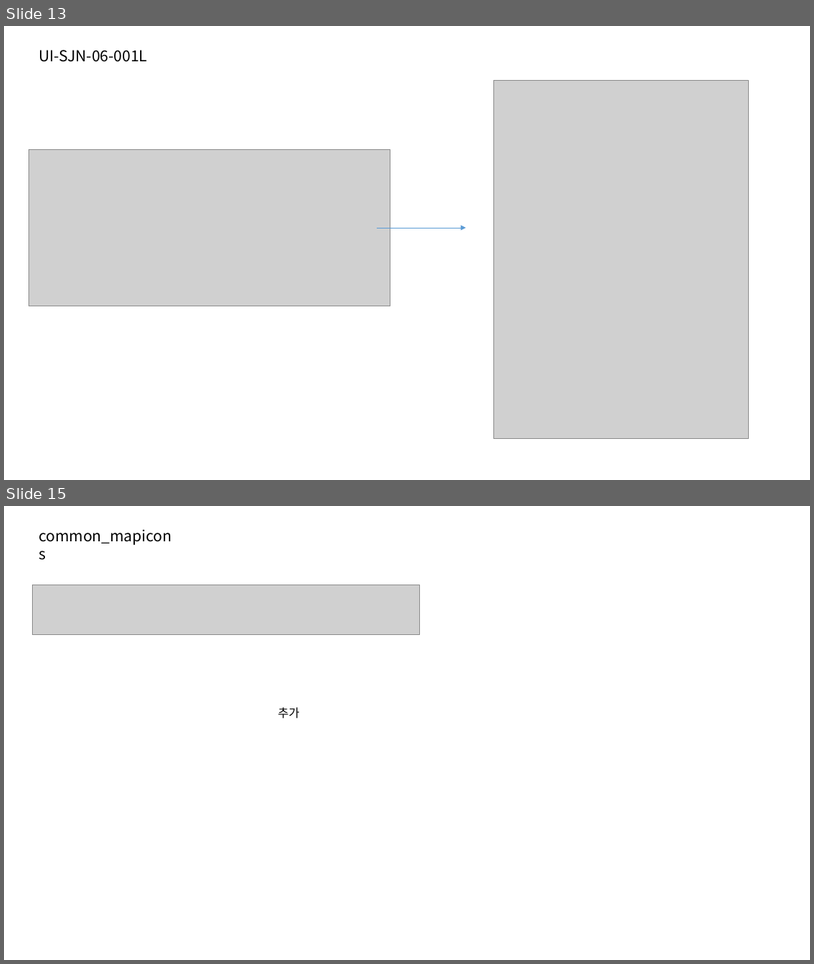
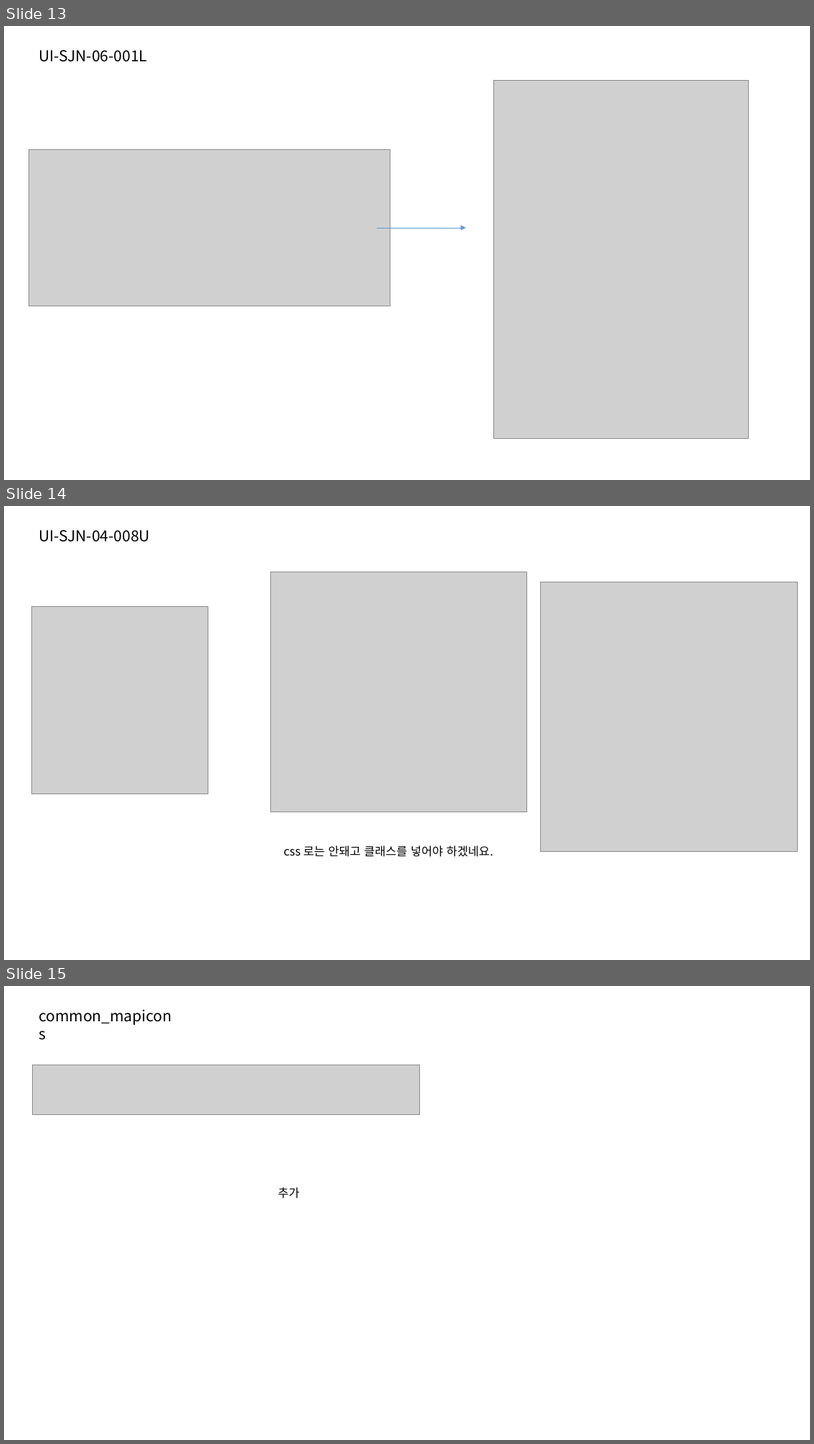
Before and after one commit to jeoungGyy/sejong, a slide deck: ppt/04-03.pptx. Shown one above the other, each under a label of ours: slides 13 and 15 before the commit, slides 13, 14 and 15 after it; the slides between them are not shown. The pictures are 814x964 and 814x1444 pixels, drawn with LibreOffice and Linux fonts; fonts in the diff are those of the drawing; grey boxes stand for pictures. Boxes give left, top, right and bottom in pixels: in the first picture for what was removed or moved away, otherwise in the second. Text is boxed around its words. In the diff, an @@ line names an element or a change of style, - is before the commit and + after.

Commit message:
04-03.pptx - 14페이지 추가

```diff
--- a/ppt/04-03.pptx
+++ b/ppt/04-03.pptx
@@ slide 14 added at (x1=4, y1=506, x2=810, y2=960), background #FFFFFF @@
@@ text added at (x1=39, y1=530, x2=150, y2=542), 18 pt, text #000000 @@
+UI-SJN-04-008U
@@ picture added at (x1=271, y1=572, x2=527, y2=812) @@
@@ picture added at (x1=541, y1=582, x2=797, y2=852) @@
@@ picture added at (x1=32, y1=606, x2=208, y2=793) @@
@@ text added at (x1=284, y1=845, x2=494, y2=857), 14 pt, text #000000 @@
+css 로는 안돼고 클래스를 넣어야 하겠네요.
```
Also in this commit, not shown: 1 slide removed, 2 other files.
